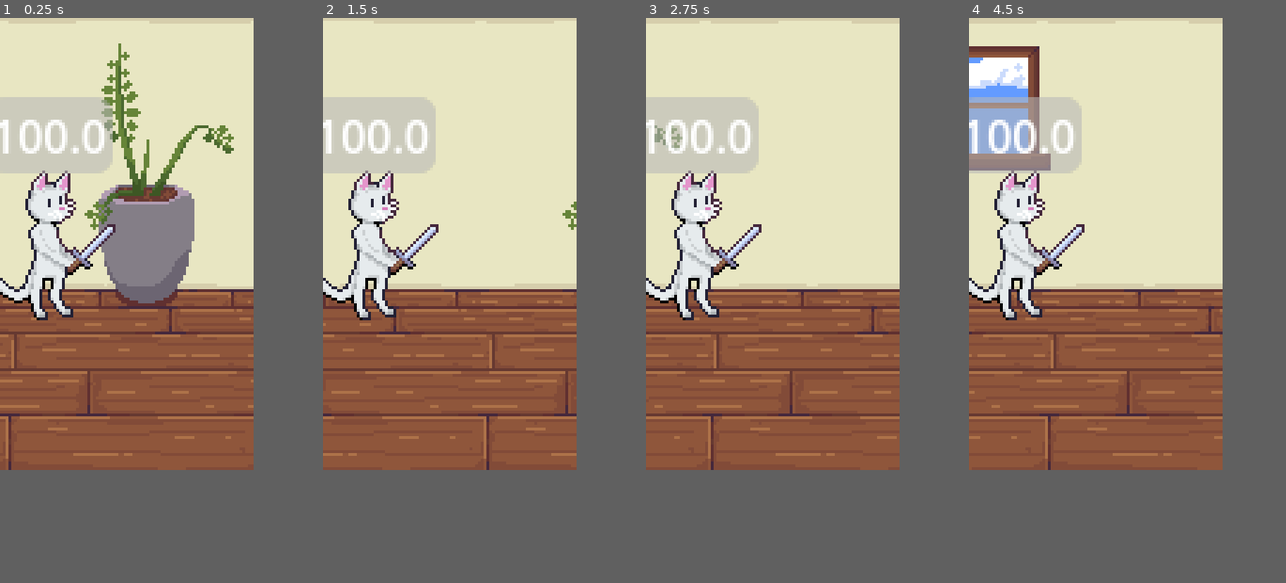
Above: before the commit, frames 1-4 (left to right).
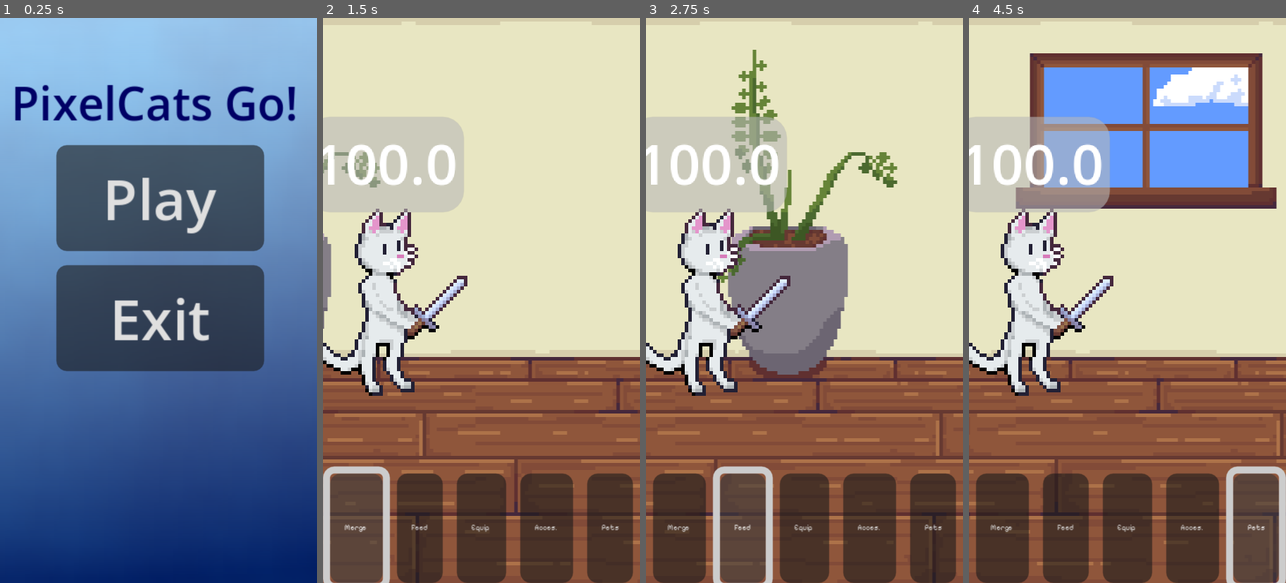
Above: after the commit, the same moments.

Repository: Maksim3l/PixelCats-Go
Game: Godot game, scene res://screens/title_screen.tscn
The game is run twice, just before and just after one commit, with the same random seed, the same clock (stepped at 60 frames per second) and the same inputs. Before the commit the project starts from res://screens/app.tscn.
Inputs (mouse positions are in pixels of both pictures, inside the frame that each line leads up to):
- Up to frame 1 (0.25 s): no input
- Up to frame 2 (1.5 s): click (449, 164) at 0.5 s, where only the run after the commit has a clickable "Play"; click (348, 424) at 1.25 s, where only the run after the commit has a clickable "Merge"
- Up to frame 3 (2.75 s): click (722, 424) at 2 s, where only the run after the commit has a clickable "Feed"
- Up to frame 4 (4.5 s): click (1095, 424) at 2.75 s, where only the run after the commit has a clickable "Equip"; click (1146, 424) at 3.5 s, where only the run after the commit has a clickable "Acces."; click (1197, 424) at 4.25 s, where only the run after the commit has a clickable "Pets"
In our replay, the window is 360x640 before the commit and 450x800 after it. These sizes can differ from the game's own. Grey fills any space a smaller window leaves; there, only what the larger window draws over its background counts as a difference.

The runs differ from the first frame. In frame 1, 84% of the frame differs, in the area x 0-100%, y 0-91%; in frame 2, 48%; in frame 3, 54%; in frame 4, 67%.

Commit message:
feat: (visual, logic, data) added title
added a title screen and added that on player death you are sent there, added basic nav UI for future implementations

Diff:
--- a/project.godot
+++ b/project.godot
@@ -11,7 +11,7 @@
 [application]
 
 config/name="PixelCats Go!"
-run/main_scene="uid://nyoocmxc6p3y"
+run/main_scene="uid://cie4aogtq8uku"
 config/features=PackedStringArray("4.4", "GL Compatibility")
 config/icon="res://icon.svg"
 
@@ -21,8 +21,9 @@
 window/size/viewport_height=160
 window/size/window_width_override=480
 window/size/window_height_override=853
-window/stretch/mode="viewport"
+window/stretch/mode="canvas_items"
 window/stretch/aspect="expand"
+window/stretch/scale_mode="integer"
 window/handheld/orientation=6
 window/size/viewport_width.mobile=0
 window/stretch/mode.mobile=""
@@ -31,6 +32,7 @@
 
 folder_colors={
 "res://characters/": "yellow",
+"res://data/": "red",
 "res://enviroment/": "green",
 "res://resources/": "purple",
 "res://screens/": "blue",
--- a/screens/app.tscn
+++ /dev/null
@@ -1,138 +0,0 @@
-[gd_scene load_steps=22 format=3 uid="uid://nyoocmxc6p3y"]
-
-[ext_resource type="Script" uid="uid://d27g5fleq0xtt" path="res://scripts/events/battle.gd" id="1_2rbw6"]
-[ext_resource type="Texture2D" uid="uid://bx74nglig1tdf" path="res://enviroment/house/3_living_room/room_base_double.png" id="2_b6efx"]
-[ext_resource type="Script" uid="uid://cvr5vbg24gmcm" path="res://resources/enemy_stats.gd" id="2_l216t"]
-[ext_resource type="Texture2D" uid="uid://p3fopoo3i4cc" path="res://enviroment/house/3_living_room/room_window_double.png" id="3_g44tj"]
-[ext_resource type="Resource" uid="uid://camschyompbni" path="res://resources/enemy/stats/roomba.tres" id="3_q5w02"]
-[ext_resource type="Texture2D" uid="uid://w1bmoyn657wp" path="res://enviroment/house/3_living_room/room_plant_double.png" id="4_673js"]
-[ext_resource type="Resource" uid="uid://bj2a11el3x2ds" path="res://resources/enemy/stats/bathtub.tres" id="4_vg0s6"]
-[ext_resource type="Resource" uid="uid://bgji6rxeueb50" path="res://resources/enemy/stats/mirror.tres" id="5_5kvnb"]
-[ext_resource type="Script" uid="uid://b6oe1ot2ejq3s" path="res://scripts/events/calculate_bg.gd" id="5_k8m7a"]
-[ext_resource type="PackedScene" uid="uid://c4ot3ksjrurvq" path="res://screens/player.tscn" id="6_30i37"]
-[ext_resource type="Resource" uid="uid://bauwrccu7j3oc" path="res://resources/enemy/stats/can_opener.tres" id="6_c6ktl"]
-[ext_resource type="Resource" uid="uid://y3elvsj7m0j3" path="res://resources/enemy/stats/water_hose.tres" id="7_nsrmf"]
-[ext_resource type="Script" uid="uid://de0clhe7b3v7d" path="res://scripts/test_cam.gd" id="8_jgn6f"]
-[ext_resource type="Resource" uid="uid://dn6qgudusv5oa" path="res://resources/enemy/stats/cat_god_f1.tres" id="8_v6a0r"]
-[ext_resource type="Resource" uid="uid://cy5dctn26bawt" path="res://resources/enemy/stats/cat_god_f2.tres" id="9_bmmfm"]
-
-[sub_resource type="AtlasTexture" id="AtlasTexture_v7vdx"]
-atlas = ExtResource("2_b6efx")
-region = Rect2(0, 0, 180, 160)
-
-[sub_resource type="AtlasTexture" id="AtlasTexture_atqe7"]
-atlas = ExtResource("3_g44tj")
-region = Rect2(0, 0, 180, 160)
-
-[sub_resource type="AtlasTexture" id="AtlasTexture_5oejy"]
-atlas = ExtResource("4_673js")
-region = Rect2(0, 0, 180, 160)
-
-[sub_resource type="SpriteFrames" id="SpriteFrames_5oejy"]
-animations = [{
-"frames": [{
-"duration": 1.0,
-"texture": SubResource("AtlasTexture_v7vdx")
-}, {
-"duration": 1.0,
-"texture": SubResource("AtlasTexture_atqe7")
-}, {
-"duration": 1.0,
-"texture": SubResource("AtlasTexture_5oejy")
-}],
-"loop": true,
-"name": &"living_room",
-"speed": 5.0
-}]
-
-[sub_resource type="SegmentShape2D" id="SegmentShape2D_atqe7"]
-a = Vector2(0, -82)
-b = Vector2(0, 76)
-
-[sub_resource type="RectangleShape2D" id="RectangleShape2D_l216t"]
-
-[node name="Battle Arena" type="Node2D" node_paths=PackedStringArray("enemy_spawn_point", "player_character")]
-script = ExtResource("1_2rbw6")
-enemy_spawn_point = NodePath("Organizer/CenterRight/spawn_enemy")
-player_character = NodePath("Organizer/CenterLeft/player")
-enemy_types = Array[ExtResource("2_l216t")]([ExtResource("3_q5w02"), ExtResource("4_vg0s6"), ExtResource("5_5kvnb"), ExtResource("6_c6ktl"), ExtResource("7_nsrmf"), ExtResource("8_v6a0r"), ExtResource("9_bmmfm")])
-
-[node name="Organizer" type="CanvasLayer" parent="."]
-
-[node name="Center" type="HBoxContainer" parent="Organizer"]
-anchors_preset = 8
-anchor_left = 0.5
-anchor_top = 0.5
-anchor_right = 0.5
-anchor_bottom = 0.5
-offset_left = -20.0
-offset_top = -20.0
-offset_right = 20.0
-offset_bottom = 20.0
-grow_horizontal = 2
-grow_vertical = 2
-size_flags_horizontal = 4
-size_flags_vertical = 4
-alignment = 1
-
-[node name="ParallaxBackground" type="ParallaxBackground" parent="Organizer/Center"]
-
-[node name="ParallaxLayer" type="ParallaxLayer" parent="Organizer/Center/ParallaxBackground"]
-motion_mirroring = Vector2(180, 0)
-
-[node name="BG" type="AnimatedSprite2D" parent="Organizer/Center/ParallaxBackground/ParallaxLayer"]
-texture_filter = 1
-sprite_frames = SubResource("SpriteFrames_5oejy")
-animation = &"living_room"
-
-[node name="Switchbox" type="Area2D" parent="Organizer/Center/ParallaxBackground/ParallaxLayer"]
-script = ExtResource("5_k8m7a")
-
-[node name="CollisionShape2D" type="CollisionShape2D" parent="Organizer/Center/ParallaxBackground/ParallaxLayer/Switchbox"]
-modulate = Color(0.223529, 1, 1, 1)
-position = Vector2(92, 4)
-shape = SubResource("SegmentShape2D_atqe7")
-
-[node name="Battle" type="Area2D" parent="Organizer/Center"]
-position = Vector2(-25, -60)
-
-[node name="CollisionShape2D" type="CollisionShape2D" parent="Organizer/Center/Battle"]
-shape = SubResource("RectangleShape2D_l216t")
-
-[node name="CenterLeft" type="HBoxContainer" parent="Organizer"]
-anchors_preset = -1
-anchor_left = 0.2
-anchor_top = 0.5
-anchor_right = 0.3
-anchor_bottom = 0.5
-grow_vertical = 2
-size_flags_horizontal = 0
-size_flags_vertical = 4
-
-[node name="player" parent="Organizer/CenterLeft" instance=ExtResource("6_30i37")]
-
-[node name="CenterRight" type="HBoxContainer" parent="Organizer"]
-anchors_preset = -1
-anchor_left = 0.84
-anchor_top = 0.5
-anchor_right = 1.0
-anchor_bottom = 0.5
-grow_horizontal = 0
-grow_vertical = 2
-size_flags_horizontal = 8
-size_flags_vertical = 4
-
-[node name="spawn_enemy" type="Node2D" parent="Organizer/CenterRight"]
-
-[node name="Camera2D" type="Camera2D" parent="."]
-script = ExtResource("8_jgn6f")
-
-[node name="Timer" type="Timer" parent="."]
-wait_time = 5.0
-autostart = true
-
-[connection signal="battle_ended" from="." to="Organizer/Center/ParallaxBackground/ParallaxLayer/Switchbox" method="_on_battle_arena_battle_ended"]
-[connection signal="battle_ended" from="." to="Camera2D" method="_on_battle_arena_battle_ended"]
-[connection signal="battle_started" from="." to="Organizer/Center/ParallaxBackground/ParallaxLayer/Switchbox" method="_on_battle_arena_battle_started"]
-[connection signal="battle_started" from="." to="Camera2D" method="_on_battle_arena_battle_started"]
-[connection signal="timeout" from="Timer" to="." method="_on_timer_timeout"]
--- /dev/null
+++ b/screens/battle.tscn
@@ -0,0 +1,188 @@
+[gd_scene load_steps=25 format=3 uid="uid://nyoocmxc6p3y"]
+
+[ext_resource type="Script" uid="uid://d27g5fleq0xtt" path="res://scripts/events/battle.gd" id="1_dprpa"]
+[ext_resource type="Script" uid="uid://cvr5vbg24gmcm" path="res://resources/enemy_stats.gd" id="2_gfgft"]
+[ext_resource type="Resource" uid="uid://camschyompbni" path="res://resources/enemy/stats/roomba.tres" id="3_t6j07"]
+[ext_resource type="Resource" uid="uid://bj2a11el3x2ds" path="res://resources/enemy/stats/bathtub.tres" id="4_1ra8n"]
+[ext_resource type="Resource" uid="uid://bgji6rxeueb50" path="res://resources/enemy/stats/mirror.tres" id="5_tlpw0"]
+[ext_resource type="Resource" uid="uid://bauwrccu7j3oc" path="res://resources/enemy/stats/can_opener.tres" id="6_8fcku"]
+[ext_resource type="Resource" uid="uid://y3elvsj7m0j3" path="res://resources/enemy/stats/water_hose.tres" id="7_qhd1f"]
+[ext_resource type="Resource" uid="uid://dn6qgudusv5oa" path="res://resources/enemy/stats/cat_god_f1.tres" id="8_613gb"]
+[ext_resource type="Resource" uid="uid://cy5dctn26bawt" path="res://resources/enemy/stats/cat_god_f2.tres" id="9_aqg4e"]
+[ext_resource type="Texture2D" uid="uid://bx74nglig1tdf" path="res://enviroment/house/3_living_room/room_base_double.png" id="10_vqksq"]
+[ext_resource type="Texture2D" uid="uid://p3fopoo3i4cc" path="res://enviroment/house/3_living_room/room_window_double.png" id="11_dkoqu"]
+[ext_resource type="Texture2D" uid="uid://w1bmoyn657wp" path="res://enviroment/house/3_living_room/room_plant_double.png" id="12_mii7t"]
+[ext_resource type="Script" uid="uid://b6oe1ot2ejq3s" path="res://scripts/events/calculate_bg.gd" id="13_4hjoo"]
+[ext_resource type="PackedScene" uid="uid://c4ot3ksjrurvq" path="res://screens/player.tscn" id="14_vefff"]
+[ext_resource type="Script" uid="uid://ba3ys3hbkl3il" path="res://screens/ui_action.gd" id="15_gfgft"]
+[ext_resource type="Script" uid="uid://de0clhe7b3v7d" path="res://scripts/test_cam.gd" id="15_pdxaj"]
+[ext_resource type="FontFile" uid="uid://dqo1seqimy8j5" path="res://resources/pixel_sans.ttf" id="15_t6j07"]
+
+[sub_resource type="AtlasTexture" id="AtlasTexture_v7vdx"]
+atlas = ExtResource("10_vqksq")
+region = Rect2(0, 0, 180, 160)
+
+[sub_resource type="AtlasTexture" id="AtlasTexture_atqe7"]
+atlas = ExtResource("11_dkoqu")
+region = Rect2(0, 0, 180, 160)
+
+[sub_resource type="AtlasTexture" id="AtlasTexture_5oejy"]
+atlas = ExtResource("12_mii7t")
+region = Rect2(0, 0, 180, 160)
+
+[sub_resource type="SpriteFrames" id="SpriteFrames_5oejy"]
+animations = [{
+"frames": [{
+"duration": 1.0,
+"texture": SubResource("AtlasTexture_v7vdx")
+}, {
+"duration": 1.0,
+"texture": SubResource("AtlasTexture_atqe7")
+}, {
+"duration": 1.0,
+"texture": SubResource("AtlasTexture_5oejy")
+}],
+"loop": true,
+"name": &"living_room",
+"speed": 5.0
+}]
+
+[sub_resource type="SegmentShape2D" id="SegmentShape2D_atqe7"]
+a = Vector2(0, -82)
+b = Vector2(0, 76)
+
+[sub_resource type="RectangleShape2D" id="RectangleShape2D_l216t"]
+
+[sub_resource type="Theme" id="Theme_1ra8n"]
+default_font = ExtResource("15_t6j07")
+default_font_size = 2
+
+[node name="Battle Arena" type="Node2D" node_paths=PackedStringArray("enemy_spawn_point", "player_character")]
+script = ExtResource("1_dprpa")
+enemy_spawn_point = NodePath("Organizer/CenterRight/spawn_enemy")
+player_character = NodePath("Organizer/CenterLeft/player")
+enemy_types = Array[ExtResource("2_gfgft")]([ExtResource("3_t6j07"), ExtResource("4_1ra8n"), ExtResource("5_tlpw0"), ExtResource("6_8fcku"), ExtResource("7_qhd1f"), ExtResource("8_613gb"), ExtResource("9_aqg4e")])
+
+[node name="Organizer" type="CanvasLayer" parent="."]
+
+[node name="Center" type="HBoxContainer" parent="Organizer"]
+anchors_preset = 8
+anchor_left = 0.5
+anchor_top = 0.5
+anchor_right = 0.5
+anchor_bottom = 0.5
+offset_left = -20.0
+offset_top = -20.0
+offset_right = 20.0
+offset_bottom = 20.0
+grow_horizontal = 2
+grow_vertical = 2
+size_flags_horizontal = 4
+size_flags_vertical = 4
+alignment = 1
+
+[node name="ParallaxBackground" type="ParallaxBackground" parent="Organizer/Center"]
+
+[node name="ParallaxLayer" type="ParallaxLayer" parent="Organizer/Center/ParallaxBackground"]
+motion_mirroring = Vector2(180, 0)
+
+[node name="BG" type="AnimatedSprite2D" parent="Organizer/Center/ParallaxBackground/ParallaxLayer"]
+texture_filter = 1
+sprite_frames = SubResource("SpriteFrames_5oejy")
+animation = &"living_room"
+
+[node name="Switchbox" type="Area2D" parent="Organizer/Center/ParallaxBackground/ParallaxLayer"]
+script = ExtResource("13_4hjoo")
+
+[node name="CollisionShape2D" type="CollisionShape2D" parent="Organizer/Center/ParallaxBackground/ParallaxLayer/Switchbox"]
+modulate = Color(0.223529, 1, 1, 1)
+position = Vector2(92, 4)
+shape = SubResource("SegmentShape2D_atqe7")
+
+[node name="Battle" type="Area2D" parent="Organizer/Center"]
+position = Vector2(-25, -60)
+
+[node name="CollisionShape2D" type="CollisionShape2D" parent="Organizer/Center/Battle"]
+shape = SubResource("RectangleShape2D_l216t")
+
+[node name="CenterLeft" type="HBoxContainer" parent="Organizer"]
+z_index = 1
+anchors_preset = -1
+anchor_left = 0.2
+anchor_top = 0.5
+anchor_right = 0.3
+anchor_bottom = 0.5
+grow_vertical = 2
+size_flags_horizontal = 0
+size_flags_vertical = 4
+
+[node name="player" parent="Organizer/CenterLeft" instance=ExtResource("14_vefff")]
+
+[node name="CenterRight" type="HBoxContainer" parent="Organizer"]
+z_index = 1
+anchors_preset = -1
+anchor_left = 0.84
+anchor_top = 0.5
+anchor_right = 1.0
+anchor_bottom = 0.5
+grow_horizontal = 0
+grow_vertical = 2
+size_flags_horizontal = 8
+size_flags_vertical = 4
+
+[node name="spawn_enemy" type="Node2D" parent="Organizer/CenterRight"]
+
+[node name="UI Bottom" type="HBoxContainer" parent="Organizer"]
+z_index = 2
+anchors_preset = 7
+anchor_left = 0.5
+anchor_top = 1.0
+anchor_right = 0.5
+anchor_bottom = 1.0
+offset_left = -43.0
+offset_top = -31.0
+offset_right = 43.0
+grow_horizontal = 2
+grow_vertical = 0
+size_flags_horizontal = 4
+size_flags_vertical = 8
+theme = SubResource("Theme_1ra8n")
+script = ExtResource("15_gfgft")
+
+[node name="Merge" type="Button" parent="Organizer/UI Bottom"]
+layout_mode = 2
+text = "Merge"
+
+[node name="Feed" type="Button" parent="Organizer/UI Bottom"]
+layout_mode = 2
+text = "Feed"
+
+[node name="Equipment" type="Button" parent="Organizer/UI Bottom"]
+layout_mode = 2
+text = "Equip"
+
+[node name="Accessories" type="Button" parent="Organizer/UI Bottom"]
+layout_mode = 2
+text = "Acces."
+
+[node name="Pets" type="Button" parent="Organizer/UI Bottom"]
+layout_mode = 2
+text = "Pets"
+
+[node name="Camera2D" type="Camera2D" parent="."]
+script = ExtResource("15_pdxaj")
+
+[node name="Timer" type="Timer" parent="."]
+wait_time = 5.0
+autostart = true
+
+[connection signal="battle_ended" from="." to="Organizer/Center/ParallaxBackground/ParallaxLayer/Switchbox" method="_on_battle_arena_battle_ended"]
+[connection signal="battle_ended" from="." to="Camera2D" method="_on_battle_arena_battle_ended"]
+[connection signal="battle_started" from="." to="Organizer/Center/ParallaxBackground/ParallaxLayer/Switchbox" method="_on_battle_arena_battle_started"]
+[connection signal="battle_started" from="." to="Camera2D" method="_on_battle_arena_battle_started"]
+[connection signal="pressed" from="Organizer/UI Bottom/Merge" to="Organizer/UI Bottom" method="_on_merge_pressed"]
+[connection signal="pressed" from="Organizer/UI Bottom/Feed" to="Organizer/UI Bottom" method="_on_feed_pressed"]
+[connection signal="pressed" from="Organizer/UI Bottom/Equipment" to="Organizer/UI Bottom" method="_on_equipment_pressed"]
+[connection signal="pressed" from="Organizer/UI Bottom/Accessories" to="Organizer/UI Bottom" method="_on_accessories_pressed"]
+[connection signal="pressed" from="Organizer/UI Bottom/Pets" to="Organizer/UI Bottom" method="_on_pets_pressed"]
+[connection signal="timeout" from="Timer" to="." method="_on_timer_timeout"]
--- /dev/null
+++ b/screens/title_screen.gd
@@ -0,0 +1,8 @@
+extends Control
+
+func _on_play_pressed():
+	get_tree().change_scene_to_file("res://screens/battle.tscn")
+
+
+func _on_exit_pressed():
+	get_tree().quit()
--- /dev/null
+++ b/screens/title_screen.tscn
@@ -0,0 +1,81 @@
+[gd_scene load_steps=8 format=3 uid="uid://cie4aogtq8uku"]
+
+[ext_resource type="Script" uid="uid://bt6lo3d5rt5r5" path="res://screens/title_screen.gd" id="1_grftj"]
+
+[sub_resource type="Gradient" id="Gradient_dss53"]
+colors = PackedColorArray(0, 0, 0.415686, 0.435294, 0.12549, 0.568627, 1, 0.47451)
+
+[sub_resource type="FastNoiseLite" id="FastNoiseLite_81buc"]
+
+[sub_resource type="NoiseTexture2D" id="NoiseTexture2D_grftj"]
+width = 89
+height = 160
+color_ramp = SubResource("Gradient_dss53")
+noise = SubResource("FastNoiseLite_81buc")
+
+[sub_resource type="Gradient" id="Gradient_81buc"]
+colors = PackedColorArray(0, 0, 0.243137, 0.756863, 1, 1, 1, 0.592157)
+
+[sub_resource type="GradientTexture2D" id="GradientTexture2D_sxlwc"]
+gradient = SubResource("Gradient_81buc")
+fill_from = Vector2(0.545872, 1)
+fill_to = Vector2(0.495413, 0)
+
+[sub_resource type="LabelSettings" id="LabelSettings_sxlwc"]
+font_size = 13
+font_color = Color(0, 0, 0.396078, 1)
+
+[node name="TitleScreen" type="Control"]
+layout_mode = 3
+anchors_preset = 15
+anchor_right = 1.0
+anchor_bottom = 1.0
+grow_horizontal = 2
+grow_vertical = 2
+script = ExtResource("1_grftj")
+
+[node name="Base" type="ColorRect" parent="."]
+layout_mode = 0
+offset_right = 90.0
+offset_bottom = 160.0
+color = Color(9.62615e-06, 0.649022, 0.979761, 1)
+
+[node name="Texture" type="TextureRect" parent="."]
+layout_mode = 0
+offset_right = 90.0
+offset_bottom = 160.0
+texture = SubResource("NoiseTexture2D_grftj")
+
+[node name="Gradient" type="TextureRect" parent="."]
+layout_mode = 0
+offset_right = 90.0
+offset_bottom = 160.0
+texture = SubResource("GradientTexture2D_sxlwc")
+
+[node name="Label" type="Label" parent="."]
+layout_mode = 0
+offset_top = 13.0
+offset_right = 89.0
+offset_bottom = 36.0
+text = "PixelCats Go!"
+label_settings = SubResource("LabelSettings_sxlwc")
+horizontal_alignment = 1
+vertical_alignment = 1
+
+[node name="VBoxContainer" type="VBoxContainer" parent="."]
+layout_mode = 0
+offset_left = 16.0
+offset_top = 36.0
+offset_right = 75.0
+offset_bottom = 124.0
+
+[node name="Play" type="Button" parent="VBoxContainer"]
+layout_mode = 2
+text = "Play"
+
+[node name="Exit" type="Button" parent="VBoxContainer"]
+layout_mode = 2
+text = "Exit"
+
+[connection signal="pressed" from="VBoxContainer/Play" to="." method="_on_play_pressed"]
+[connection signal="pressed" from="VBoxContainer/Exit" to="." method="_on_exit_pressed"]
--- /dev/null
+++ b/screens/ui_action.gd
@@ -0,0 +1,38 @@
+extends HBoxContainer
+
+@onready var mbtn = $Merge
+@onready var fbtn = $Feed
+@onready var ebtn = $Equipment
+@onready var abtn = $Accessories
+@onready var pbtn = $Pets
+
+var custom_font = preload("res://resources/pixel_sans.ttf")
+
+func _ready():
+	mbtn.add_theme_font_override("font", custom_font)
+	fbtn.add_theme_font_override("font", custom_font)
+	ebtn.add_theme_font_override("font", custom_font)
+	abtn.add_theme_font_override("font", custom_font)
+	pbtn.add_theme_font_override("font", custom_font)
+
+# Here to be copy and paisted for convenience
+# get_tree().change_scene_to_file("res://screens/battle.tscn")
+
+func _on_merge_pressed():
+	pass # Replace with function body.
+
+
+func _on_feed_pressed():
+	pass # Replace with function body.
+
+
+func _on_equipment_pressed():
+	pass # Replace with function body.
+
+
+func _on_accessories_pressed():
+	pass # Replace with function body.
+
+
+func _on_pets_pressed():
+	pass # Replace with function body.
--- a/scripts/creature/player.gd
+++ b/scripts/creature/player.gd
@@ -51,8 +51,7 @@
 		die()
 
 func die():
-	# Game over logic
-	pass
+	get_tree().change_scene_to_file("res://screens/title_screen.tscn")
 
 func add_experience(amount):
 	experience += amount
Binary file added: resources/pixel_sans.ttf
Not shown, added: resources/pixel_sans.ttf.import
Renamed: player_data.gd -> resources/player_data.gd
Renamed: player_data.gd.uid -> resources/player_data.gd.uid
Not shown, added: screens/title_screen.gd.uid
Not shown, added: screens/ui_action.gd.uid
